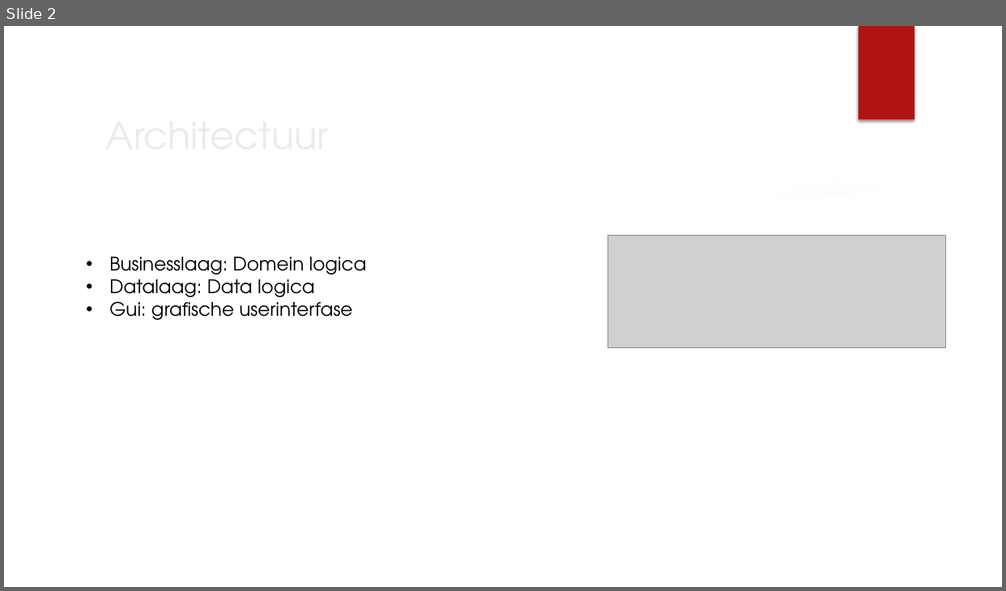
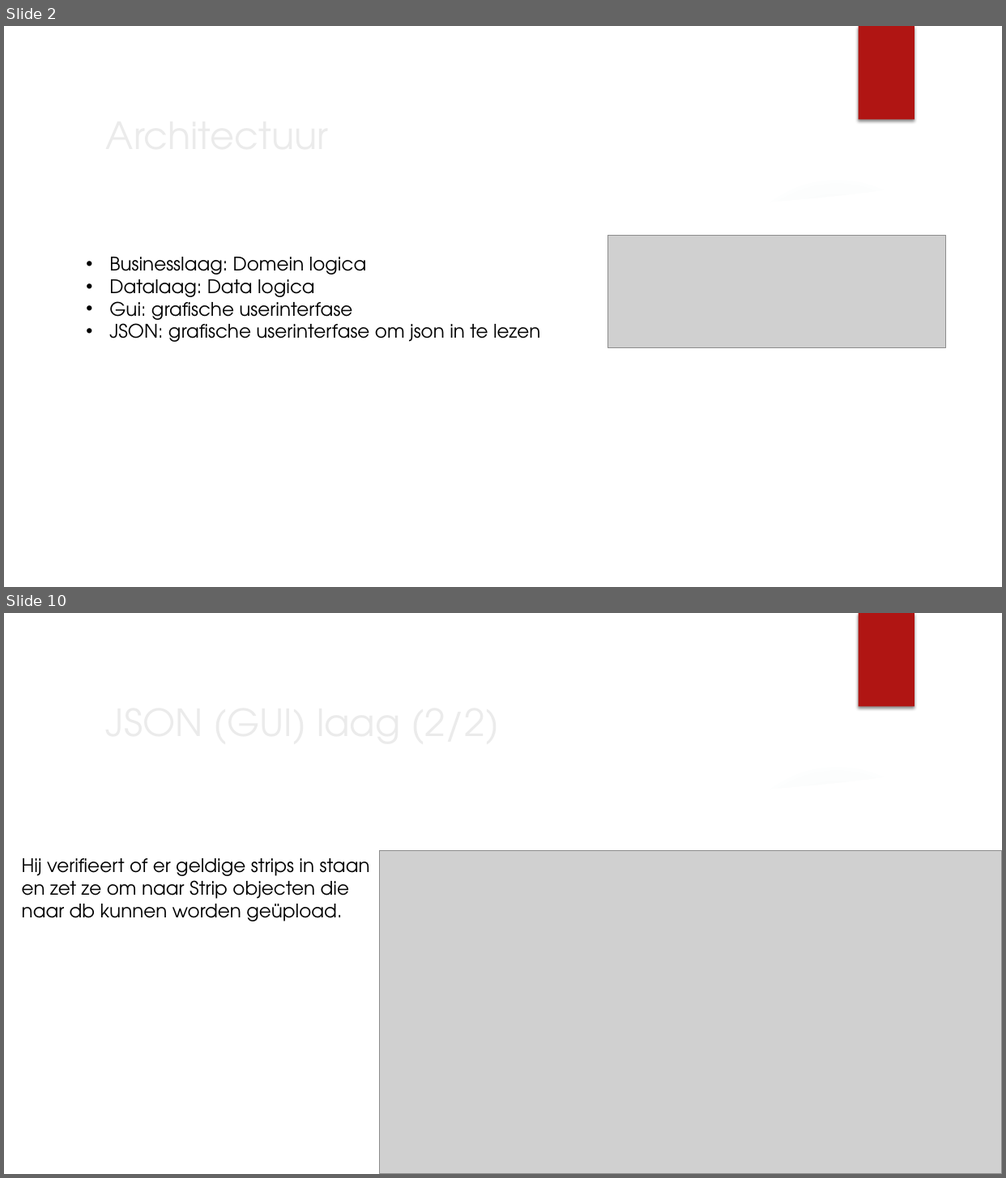
Before and after one commit to projectwerkTeamB2/projectwerk, a slide deck: Presentaties/Presentatie 19-10.pptx. Shown one above the other, each under a label of ours: slide 2 before the commit, slides 2 and 10 after it; the slides between them are not shown. The pictures are 1006x591 and 1006x1178 pixels, drawn with LibreOffice and Linux fonts; fonts in the diff are those of the drawing; grey boxes stand for pictures; background and template pictures are left out. Boxes give left, top, right and bottom in pixels: in the first picture for what was removed or moved away, otherwise in the second. Text is boxed around its words. In the diff, an @@ line names an element or a change of style, - is before the commit and + after.

```diff
--- a/Presentaties/Presentatie 19-10.pptx
+++ b/Presentaties/Presentatie 19-10.pptx
@@ slide 10 added at [4, 613, 1002, 1174], background picture (left out); not listed: 7 template elements that a slide beside it also shows @@
@@ title added at [98, 692, 820, 750], 36 pt, text #EBEBEB @@
+JSON (GUI) laag (2/2)
@@ picture added at [380, 850, 1002, 1174] @@
@@ text added at [22, 858, 370, 922], 18 pt, text #000000 @@
+Hij verifieert of er geldige strips in staan en zet ze om naar Strip objecten die naar db kunnen worden geüpload.
@@ slide 2 changed as well @@
@@ text at [109, 319, 541, 342]: paragraph added @@
+• JSON: grafische userinterfase om json in te lezen
```
Also in this commit, not shown: 1 other slide changed, 9 other slides added, 4 slides removed.
